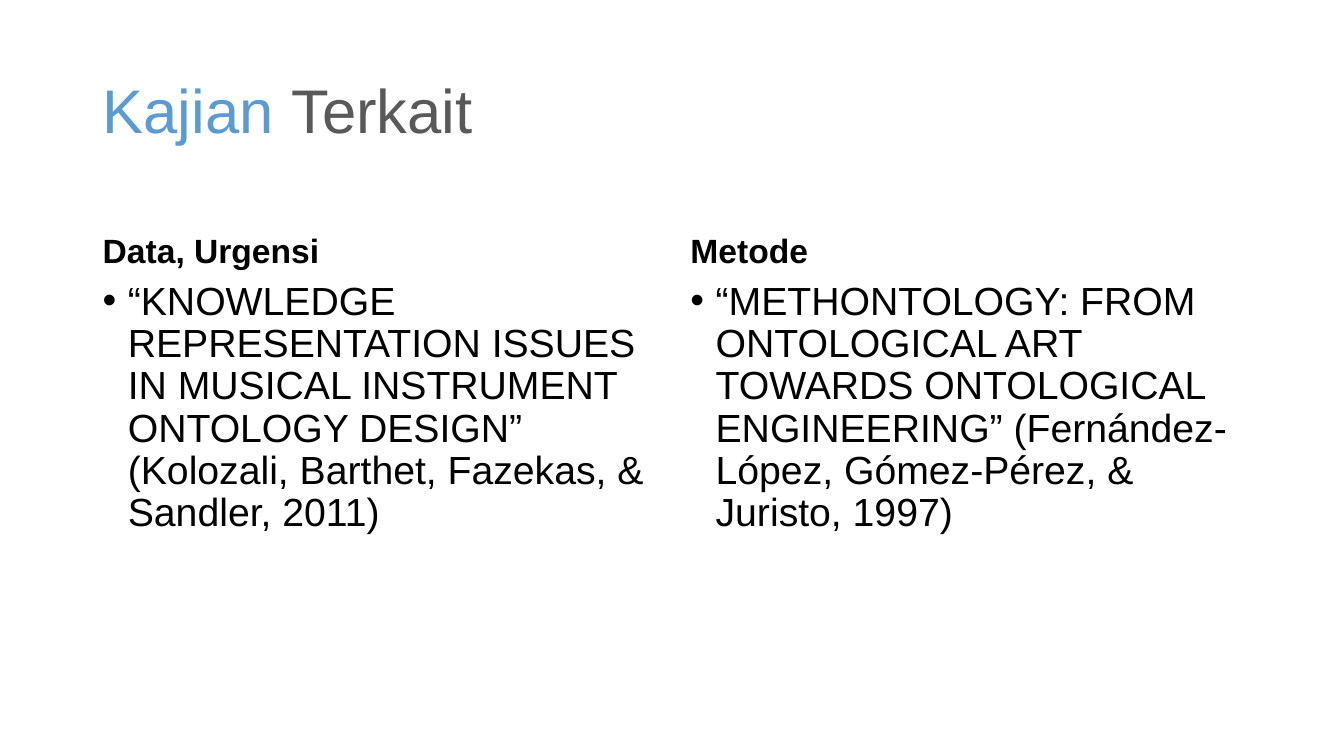
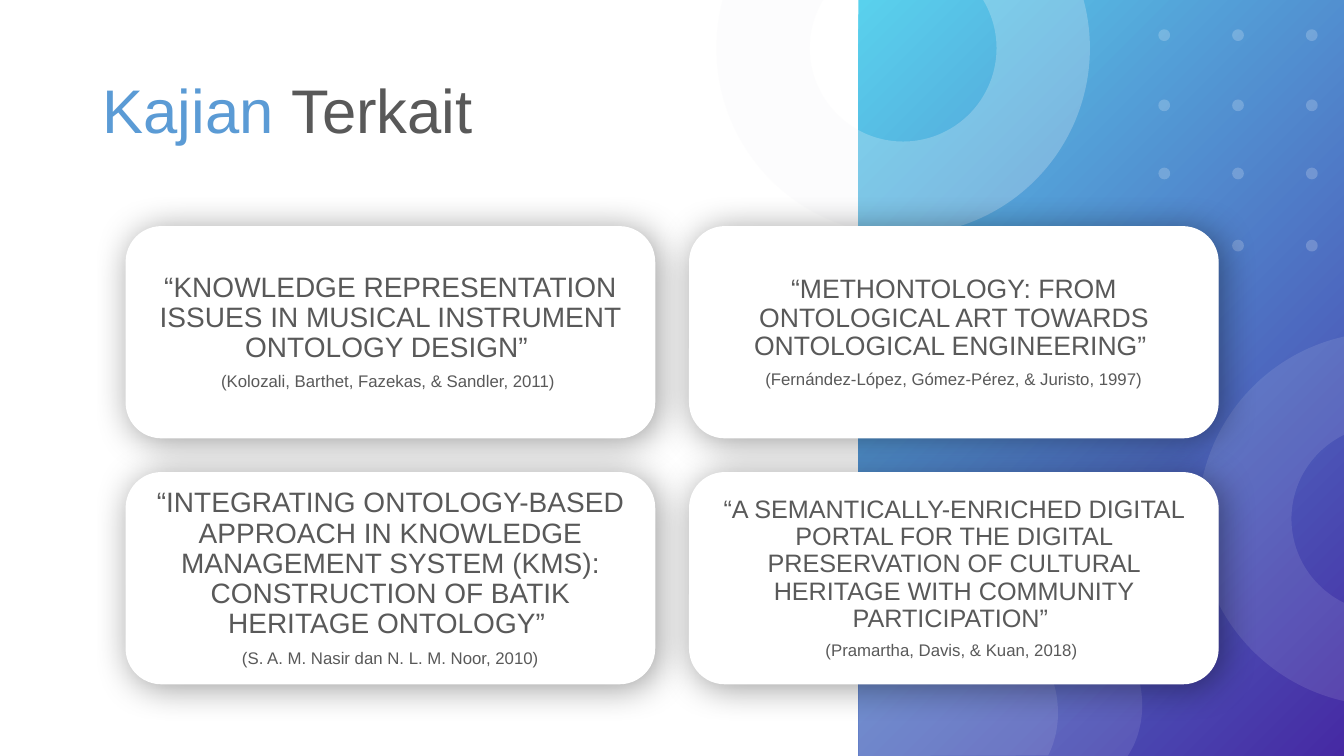
Before and after one commit to wardanacoolant/Tugas-Akhir, a slide deck: slide 6 of Hari-H Sidang/Rancangan Presentasi Skripsi.pptx. Drawn at 1344x756 pixels with LibreOffice and Linux fonts; fonts in the diff are those of the drawing. Boxes give left, top, right and bottom in pixels: in the first picture for what was removed or moved away, otherwise in the second. Text is boxed around its words. In the diff, an @@ line names an element or a change of style, - is before the commit and + after.

```diff
--- a/Hari-H Sidang/Rancangan Presentasi Skripsi.pptx
+++ b/Hari-H Sidang/Rancangan Presentasi Skripsi.pptx
@@ text removed at (103,238,319,270) @@
-Data, Urgensi
@@ text "“KNOWLEDGE REPRESENTATION ISSUES IN MUSICAL ..." at (160,277,621,391): vertical alignment top to middle @@
@@ text removed at (690,238,808,264) @@
-Metode
@@ text "“METHONTOLOGY: FROM ONTOLOGICAL ART TOWARDS ..." at (754,279,1148,389): vertical alignment top to middle @@
@@ text at (160,277,621,391): text changed; size 28 to 20 pt; text colour #000000 to #595959 @@
-• “KNOWLEDGE REPRESENTATION ISSUES IN MUSICAL INSTRUMENT ONTOLOGY DESIGN” (Kolozali, Barthet, Fazekas, & Sandler, 2011)
+“KNOWLEDGE REPRESENTATION ISSUES IN MUSICAL INSTRUMENT ONTOLOGY DESIGN”
+(Kolozali, Barthet, Fazekas, & Sandler, 2011)
@@ text at (754,279,1148,389): text changed; size 28 to 19 pt; text colour #000000 to #595959 @@
-• “METHONTOLOGY: FROM ONTOLOGICAL ART TOWARDS ONTOLOGICAL ENGINEERING” (Fernández-López, Gómez-Pérez, & Juristo, 1997)
+“METHONTOLOGY: FROM ONTOLOGICAL ART TOWARDS ONTOLOGICAL ENGINEERING”
+(Fernández-López, Gómez-Pérez, & Juristo, 1997)
@@ group added at (126,227,1218,684): 4 rounded rectangles, 2 texts @@
+“INTEGRATING ONTOLOGY-BASED APPROACH IN KNOWLEDGE MANAGEMENT SYSTEM (KMS): CONSTRUCTION OF BATIK HERITAGE ONTOLOGY”
+(S. A. M. Nasir dan N. L. M. Noor, 2010)
+“A SEMANTICALLY-ENRICHED DIGITAL PORTAL FOR THE DIGITAL PRESERVATION OF CULTURAL HERITAGE WITH COMMUNITY PARTICIPATION”
+(Pramartha, Davis, & Kuan, 2018)
@@ group added at (717,0,1344,756): 3 freeform shapes, 2 donuts, 1 rectangle @@
```
Also in this commit, not shown: 31 other slides changed, 7 slides added, 1 slide removed, 6 other files.
